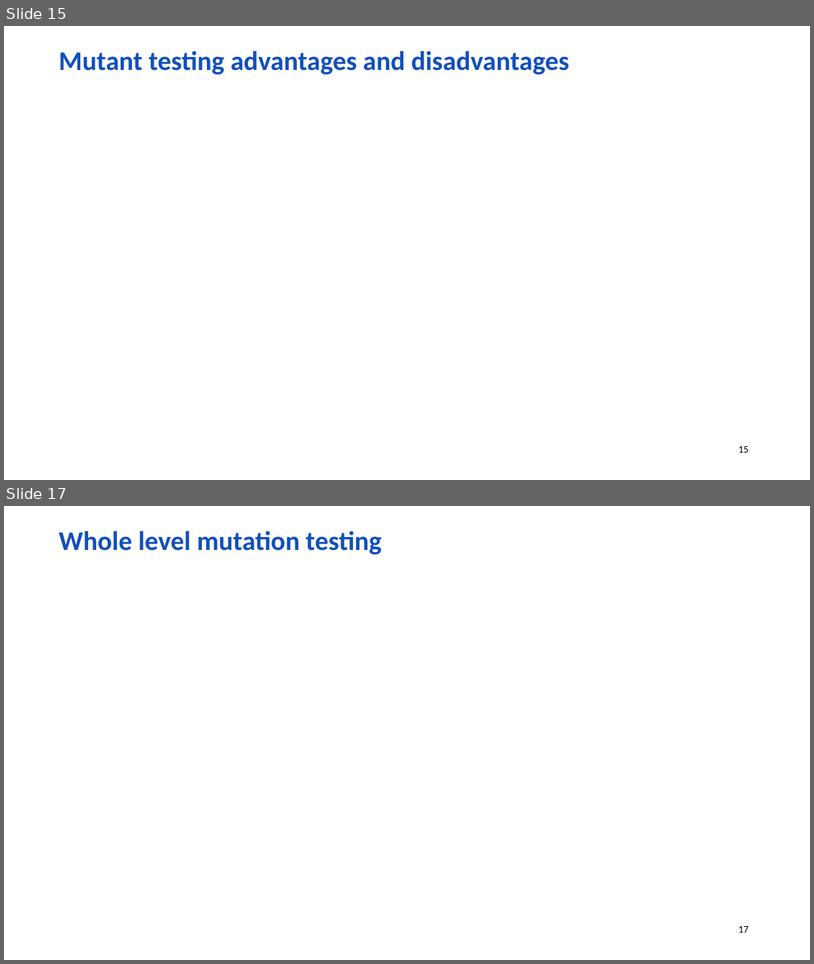
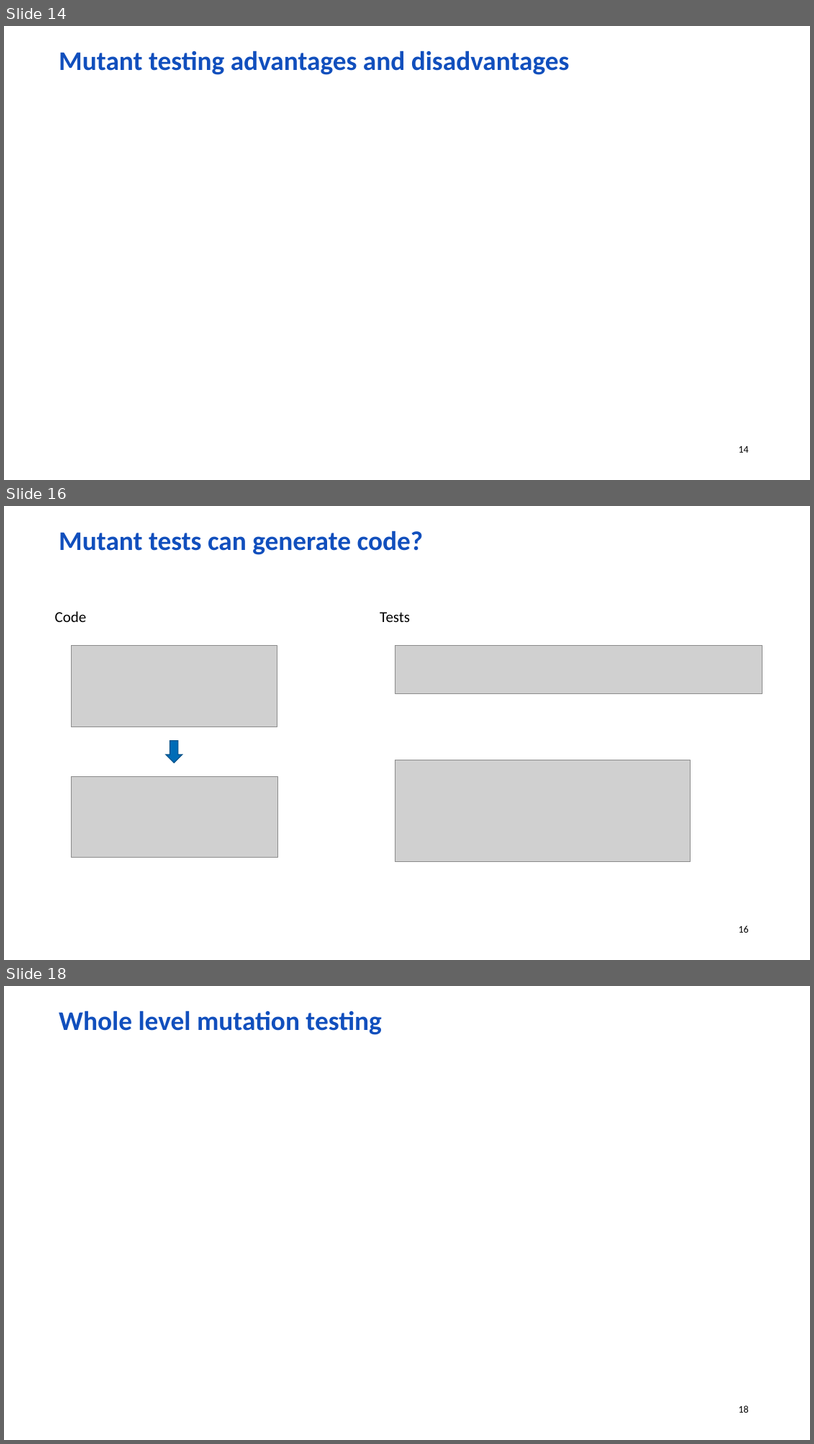
Before and after one commit to wolf-off/Stryker-demo, a slide deck: Mutation [Autosaved].pptx. Shown one above the other, each under a label of ours: slides 15 and 17 before the commit, slides 14, 16 and 18 after it; the slides between them are not shown. The pictures are 814x964 and 814x1444 pixels, drawn with LibreOffice and Linux fonts; fonts in the diff are those of the drawing; grey boxes stand for pictures; background and template pictures are left out. Boxes give left, top, right and bottom in pixels: in the first picture for what was removed or moved away, otherwise in the second. Text is boxed around its words. In the diff, an @@ line names an element or a change of style, - is before the commit and + after.

```diff
--- a/Mutation [Autosaved].pptx
+++ b/Mutation [Autosaved].pptx
@@ slide 16 added at bbox=[4, 506, 810, 960], background picture (left out); not listed: 1 template element that a slide beside it also shows @@
@@ text added at bbox=[59, 530, 424, 555], 32 pt, text #114FBD, bold @@
+Mutant tests can generate code?
@@ text added at bbox=[55, 611, 87, 622], 18 pt, text #000000 @@
+Code
@@ text added at bbox=[380, 612, 410, 622], 18 pt, text #000000 @@
+Tests
@@ picture added at bbox=[71, 646, 278, 728] @@
@@ picture added at bbox=[396, 646, 763, 693] @@
@@ down arrow added at bbox=[166, 741, 183, 763], fill #006CB7, outline #005087 1 pt @@
@@ picture added at bbox=[396, 759, 691, 861] @@
@@ picture added at bbox=[71, 776, 278, 857] @@
@@ what was slide 15 is now slide 14 @@
@@ page number at bbox=[739, 446, 749, 452]: text changed @@
-15
+14
@@ what was slide 17 is now slide 18 @@
@@ page number at bbox=[739, 1405, 749, 1412]: text changed @@
-17
+18
```
Also in this commit, not shown: 2 slides changed, 9 other files.
